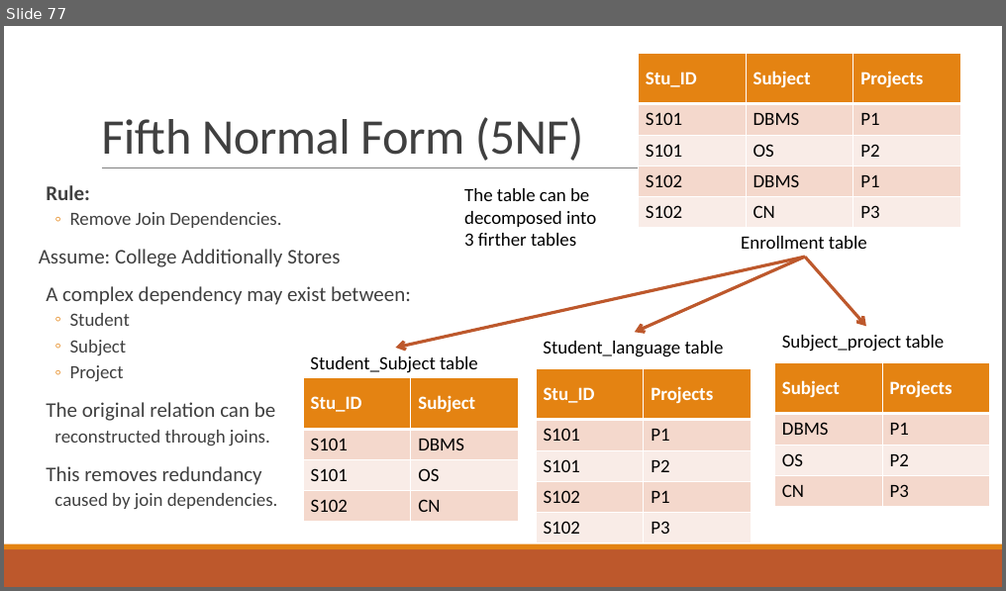
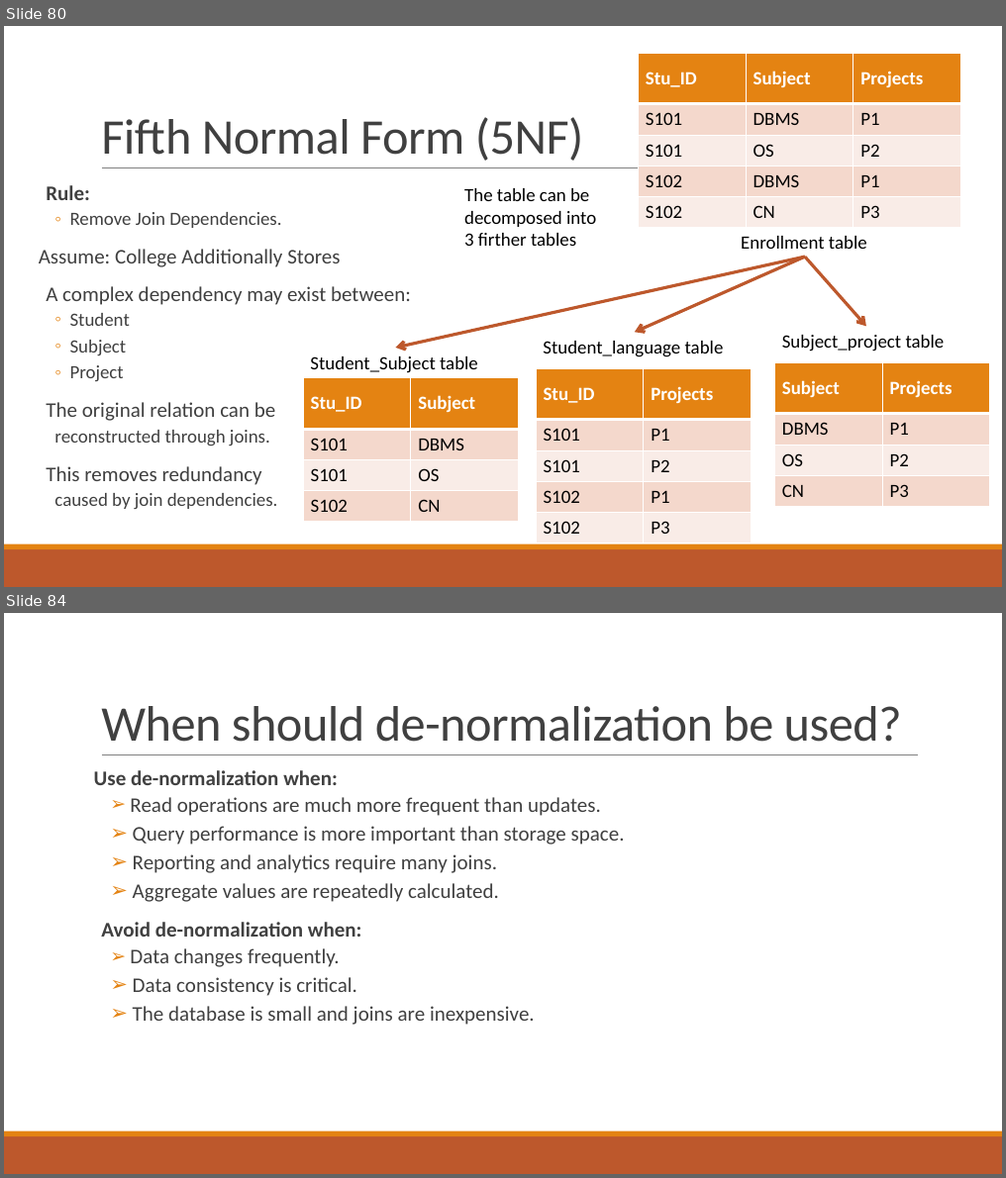
Before and after one commit to GajendraAwasthi/Pokhara-University-BCA-All-Semester-Notes-Codes, a slide deck: BCA 4th Semester/Database Management System/NOTES BY KAPIL/Unit 4 Relational Database Design.pptx. Shown one above the other, each under a label of ours: slide 77 before the commit, slides 80 and 84 after it; the slides between them are not shown. The pictures are 1006x591 and 1006x1178 pixels, drawn with LibreOffice and Linux fonts; fonts in the diff are those of the drawing. Boxes give left, top, right and bottom in pixels: in the first picture for what was removed or moved away, otherwise in the second. Text is boxed around its words. In the diff, an @@ line names an element or a change of style, - is before the commit and + after.

```diff
--- a/BCA 4th Semester/Database Management System/NOTES BY KAPIL/Unit 4 Relational Database Design.pptx
+++ b/BCA 4th Semester/Database Management System/NOTES BY KAPIL/Unit 4 Relational Database Design.pptx
@@ slide 84 added at [4,613,1002,1174], background #FFFFFF; not listed: 3 template elements that a slide beside it also shows @@
@@ title added at [101,706,902,742], 48 pt, text #404040 @@
+When should de-normalization be used?
@@ text added at [94,770,625,1025], 20 pt, text #404040 @@
+Use de-normalization when:
+  ➢ Read operations are much more frequent than updates.
+  ➢ Query performance is more important than storage space.
+  ➢ Reporting and analytics require many joins.
+  ➢ Aggregate values are repeatedly calculated.
+  Avoid de-normalization when:
+  ➢ Data changes frequently.
+  ➢ Data consistency is critical.
+  ➢ The database is small and joins are inexpensive.
@@ what was slide 77 is now slide 80 @@
```
Also in this commit, not shown: 5 slides changed, 12 other slides added, 1 slide removed, 3 other files.
